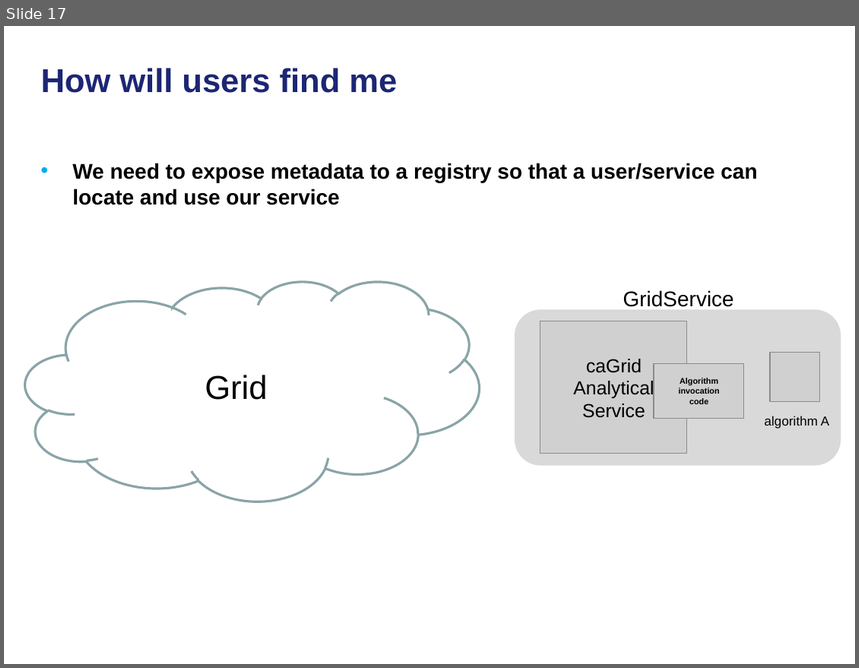
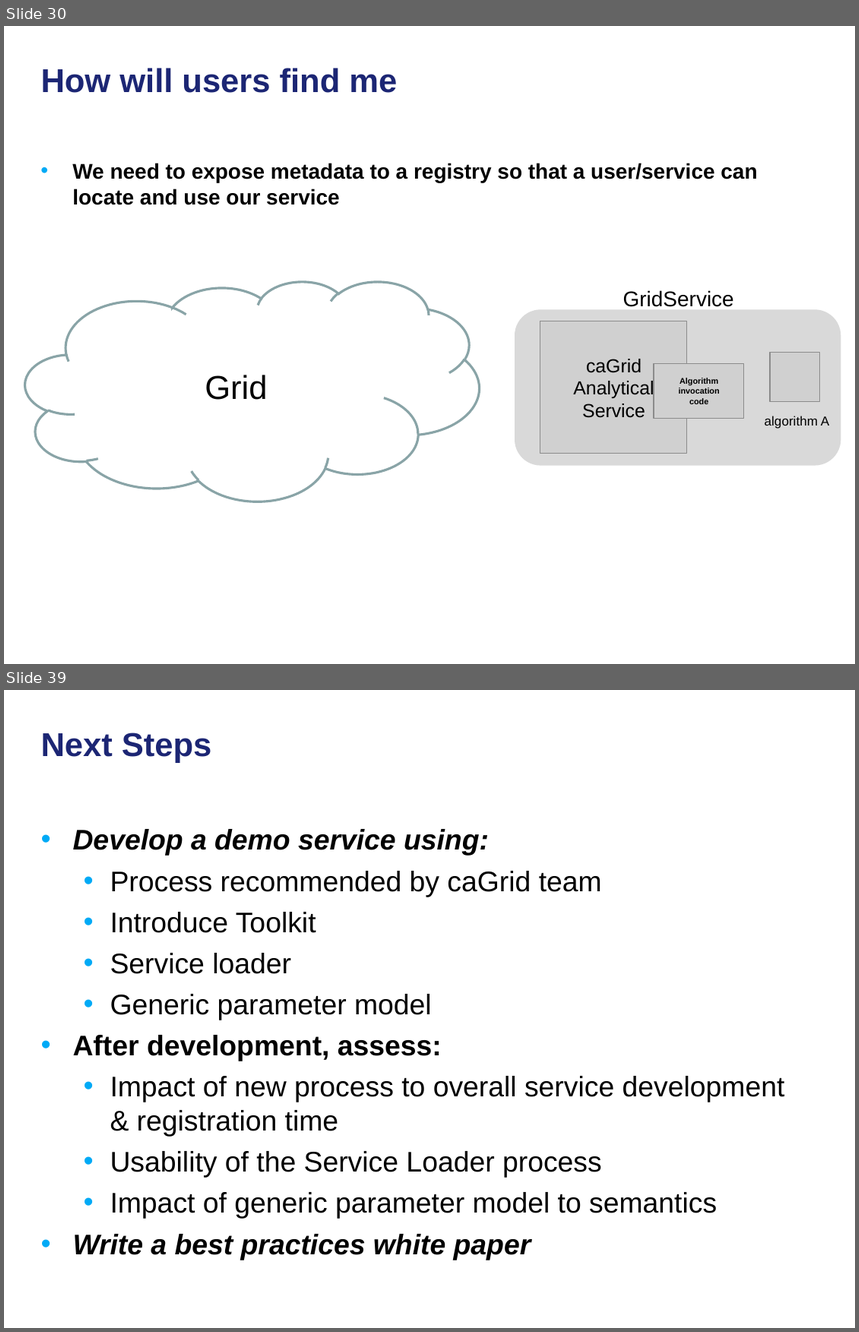
Before and after one commit to NCIP/cagrid-docs, a slide deck: presentations/200801_VCDE_ARCH/20080128_30_F2F_ASBP_Grid_BP.ppt. Shown one above the other, each under a label of ours: slide 17 before the commit, slides 30 and 39 after it; the slides between them are not shown. The pictures are 859x668 and 859x1332 pixels, drawn with LibreOffice and Linux fonts; fonts in the diff are those of the drawing; grey boxes stand for pictures; background and template pictures are left out. Boxes give left, top, right and bottom in pixels: in the first picture for what was removed or moved away, otherwise in the second. Text is boxed around its words. In the diff, an @@ line names an element or a change of style, - is before the commit and + after.

```diff
--- a/presentations/200801_VCDE_ARCH/20080128_30_F2F_ASBP_Grid_BP.ppt
+++ b/presentations/200801_VCDE_ARCH/20080128_30_F2F_ASBP_Grid_BP.ppt
@@ slide 39 added at <box>4,690,855,1328</box>, background picture (left out) @@
@@ title added at <box>41,733,211,763</box>, 28 pt, text #1C2674, bold @@
+Next Steps
@@ text added at <box>73,829,785,1260</box>, 24 pt, text #000000 @@
+• Develop a demo service using:
+  • Process recommended by caGrid team
+  • Introduce Toolkit
+  • Service loader
+  • Generic parameter model
+• After development, assess:
+  • Impact of new process to overall service development & registration time
+  • Usability of the Service Loader process
+  • Impact of generic parameter model to semantics
+• Write a best practices white paper
@@ what was slide 17 is now slide 30 @@
```
Also in this commit, not shown: 5 slides changed, 19 other slides added.
